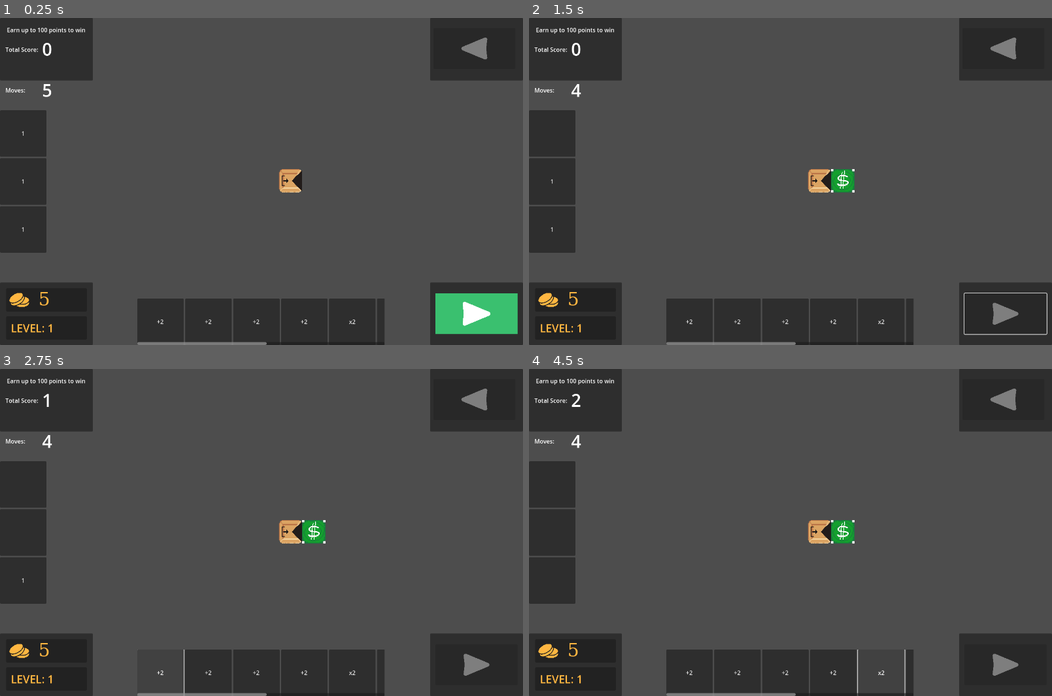
Above: before the commit, frames 1-4 (two rows, left to right).
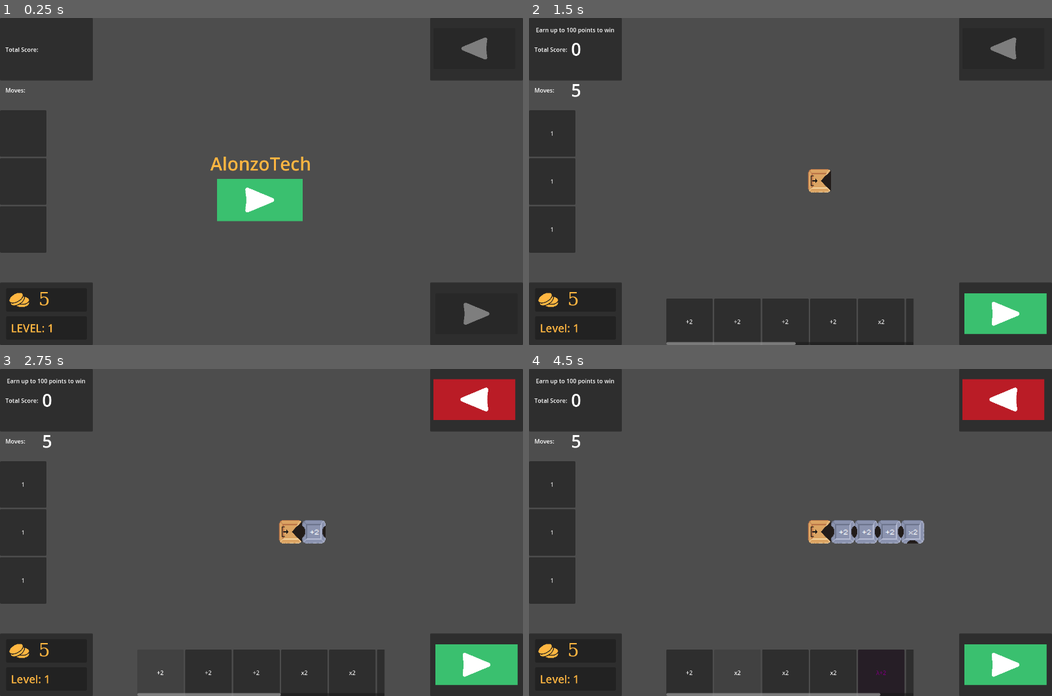
Above: after the commit, the same moments.

Repository: lemon4sour/alonzotech
Game: Godot game, scene res://src/game/build_area.tscn
Same seed, same stepped clock (60 frames per second), same inputs: the game is played once before the commit and once after it.
Inputs (mouse positions are in pixels of both pictures, inside the frame that each line leads up to):
- Up to frame 1 (0.25 s): no input
- Up to frame 2 (1.5 s): click (1004, 312) at 0.52 s; click (790, 201) at 1.27 s
- Up to frame 3 (2.75 s): click "+2" at 2 s
- Up to frame 4 (4.5 s): click "+2" at 2.75 s; click "+2" at 3.5 s; click "x2" at 4.25 s

The runs differ from the first frame. In frame 1, 11% of the frame differs, in the area x 1-99%, y 3-100%; in frame 2, 2.5%; in frame 3, 4.5%; in frame 4, 6.8%.

Commit message:
i don't even know, i just wrote all of this half-asleep

Diff:
--- a/src/game/build_area.tscn
+++ b/src/game/build_area.tscn
@@ -1,9 +1,24 @@
-[gd_scene load_steps=5 format=3 uid="uid://dt5irqr6e8x0b"]
+[gd_scene load_steps=11 format=3 uid="uid://dt5irqr6e8x0b"]
 
 [ext_resource type="Script" path="res://src/game/placer.gd" id="2_3dlyc"]
 [ext_resource type="Script" path="res://src/game/tally.gd" id="2_go8xp"]
 [ext_resource type="PackedScene" uid="uid://d0mkxs4fd0qv4" path="res://src/game/canvas_layer.tscn" id="3_lfrqq"]
 [ext_resource type="PackedScene" uid="uid://cmkjpxemr011h" path="res://src/game/shop_ui.tscn" id="4_on15m"]
+[ext_resource type="Script" path="res://src/game/main.gd" id="5_kg12f"]
+[ext_resource type="Texture2D" uid="uid://bm2hd7buvtals" path="res://assets/ui/play-button.svg" id="6_n7ugy"]
+
+[sub_resource type="StyleBoxFlat" id="StyleBoxFlat_wyrfv"]
+bg_color = Color(0.247406, 0.831738, 0.478495, 1)
+
+[sub_resource type="StyleBoxFlat" id="StyleBoxFlat_xqksd"]
+bg_color = Color(0.16038, 0.526292, 0.300575, 1)
+
+[sub_resource type="StyleBoxFlat" id="StyleBoxFlat_jwuti"]
+bg_color = Color(0.228475, 0.754199, 0.434323, 1)
+
+[sub_resource type="LabelSettings" id="LabelSettings_e3j2d"]
+font_size = 50
+font_color = Color(1, 0.713726, 0.254902, 1)
 
 [node name="TileScene" type="Node2D"]
 
@@ -21,8 +36,42 @@
 
 [node name="ShopUI" parent="." instance=ExtResource("4_on15m")]
 
+[node name="Main" type="CanvasLayer" parent="."]
+script = ExtResource("5_kg12f")
+
+[node name="Play" type="Button" parent="Main"]
+anchors_preset = 15
+anchor_right = 1.0
+anchor_bottom = 1.0
+offset_left = 598.0
+offset_top = 443.0
+offset_right = -607.0
+offset_bottom = -341.0
+grow_horizontal = 2
+grow_vertical = 2
+theme_override_styles/hover = SubResource("StyleBoxFlat_wyrfv")
+theme_override_styles/pressed = SubResource("StyleBoxFlat_xqksd")
+theme_override_styles/normal = SubResource("StyleBoxFlat_jwuti")
+icon = ExtResource("6_n7ugy")
+icon_alignment = 1
+expand_icon = true
+
+[node name="Label" type="Label" parent="Main"]
+anchors_preset = 5
+anchor_left = 0.5
+anchor_right = 0.5
+offset_left = -284.0
+offset_top = 366.0
+offset_right = 280.0
+offset_bottom = 503.0
+grow_horizontal = 2
+text = "AlonzoTech"
+label_settings = SubResource("LabelSettings_e3j2d")
+horizontal_alignment = 1
+
 [connection signal="machine_selected" from="CanvasLayer" to="Placer" method="on_machine_selected"]
 [connection signal="remove_machine" from="CanvasLayer" to="Tally" method="on_machine_extract"]
 [connection signal="revert" from="CanvasLayer" to="Placer" method="on_revert_selected"]
 [connection signal="run" from="CanvasLayer" to="Tally" method="on_start_selected"]
 [connection signal="send_machine" from="CanvasLayer" to="Tally" method="on_machine_insert"]
+[connection signal="pressed" from="Main/Play" to="Main" method="_on_play_pressed"]
--- a/src/game/canvas_layer.tscn
+++ b/src/game/canvas_layer.tscn
@@ -196,9 +196,11 @@
 offset_bottom = -30.0
 grow_horizontal = 2
 grow_vertical = 2
+pivot_offset = Vector2(-1074, -557)
 theme_override_styles/hover = SubResource("StyleBoxFlat_wf8ix")
 theme_override_styles/pressed = SubResource("StyleBoxFlat_n4yvt")
 theme_override_styles/normal = SubResource("StyleBoxFlat_iglr6")
+disabled = true
 icon = ExtResource("4_qhhaf")
 icon_alignment = 1
 expand_icon = true
@@ -245,7 +247,7 @@
 offset_right = -10.0
 offset_bottom = 55.0
 grow_horizontal = 2
-text = "Earn up to $ points to win"
+pivot_offset = Vector2(-180, 256)
 horizontal_alignment = 1
 vertical_alignment = 1
 
@@ -282,8 +284,6 @@
 offset_right = -9.0
 offset_bottom = 119.0
 grow_horizontal = 2
-text = "0
-"
 label_settings = SubResource("LabelSettings_gor2e")
 vertical_alignment = 1
 
@@ -296,7 +296,6 @@
 offset_right = -9.0
 offset_bottom = 232.0
 grow_horizontal = 2
-text = "5"
 label_settings = SubResource("LabelSettings_gor2e")
 vertical_alignment = 1
 
--- a/src/game/inventory.gd
+++ b/src/game/inventory.gd
@@ -4,7 +4,7 @@
 signal machine_selected
 signal send_machine
 
-func _ready() -> void:
+func update_buttons() -> void:
 	clear_buttons()
 	list_buttons()
 
--- /dev/null
+++ b/src/game/main.gd
@@ -0,0 +1,7 @@
+extends CanvasLayer
+
+@onready var placer: Placer = $"../Placer"
+
+func _on_play_pressed() -> void:
+	placer.start()
+	visible = false
--- a/src/game/placer.gd
+++ b/src/game/placer.gd
@@ -51,7 +51,7 @@
 	tally.next_level()
 	add_child(input_machine)
 
-func _ready() -> void:
+func start():
 	InventorySingleton.reset()
 
 	input_machine = preload("res://src/machines/input_machine.tscn").instantiate()
@@ -59,6 +59,8 @@
 	input_machine.position = place_index
 	map.get_or_add(place_index)
 	move()
+	tally.next_level()
+	canvas_layer.update_buttons()
 
 func move():
 	match (direction):
--- a/src/game/tally.gd
+++ b/src/game/tally.gd
@@ -1,7 +1,7 @@
 extends Node2D
 
 var result: int = 0
-var round: int = 1
+var round: int = 0
 var currentround = round_nums[round - 1]
 var machinebuffer: Array[Machine] = []
 
@@ -11,11 +11,6 @@
 
 @onready var canvas_layer: CanvasLayer = $"../CanvasLayer"
 @onready var placer: Placer = $"../Placer"
-
-func _ready() -> void:
-	await(canvas_layer.ready)
-	canvas_layer.set_objective(round_goals[round - 1])
-	canvas_layer.update_list(currentround,machinebuffer)
 
 func on_machine_insert(index: int):
 	var machine = InventorySingleton.machines[index]
@@ -105,9 +100,11 @@
 	round += 1
 	result = 0
 	moves = 5
+	currentround = round_nums[round - 1]
 	canvas_layer.set_moves(moves)
 	canvas_layer.update_buttons()
 	canvas_layer.set_score(result)
+	canvas_layer.set_level(round)
 	canvas_layer.set_objective(round_goals[round - 1])
 	canvas_layer.update_list(currentround,machinebuffer)
 
--- a/src/machines/machine.gd
+++ b/src/machines/machine.gd
@@ -7,15 +7,15 @@
 var dir: Placer.Direction
 var func_up: bool
 var upgraded: bool = false
+var cost: int = 0
 
 const self_scene = preload("res://src/machines/machine.tscn")
 
-@onready var background: Sprite2D = $Background
+@onready var background: TextureRect = $Background
 @onready var label: Label = $Background/Label
-@onready var hole: Sprite2D = $HoleParent/Hole
+@onready var hole: TextureRect = $HoleParent/Hole
 @onready var hole_parent: Node2D = $HoleParent
 @onready var animation_player: AnimationPlayer = $AnimationPlayer
-@onready var tooltip_panel: Panel = $TooltipPanel
 @onready var tally: Node2D = $Tally
 
 signal animation_finished
@@ -34,6 +34,7 @@
 				))
 			obj.axis = Axis.Line
 			obj.func_up = false
+			obj.cost = 2
 		1:
 			obj.labelstr = "x2"
 			obj.ops.push_back(Operator.new("a x 2",
@@ -42,6 +43,7 @@
 				))
 			obj.axis = Axis.Right
 			obj.func_up = false
+			obj.cost = 4
 		2:
 			obj.labelstr = "0->32"
 			obj.ops.push_back(Operator.new(
@@ -54,6 +56,7 @@
 				))
 			obj.axis = Axis.Left
 			obj.func_up = false
+			obj.cost = 2
 		3:
 			obj.labelstr = "λ+2"
 			obj.ops.push_back(Operator.new(
@@ -63,6 +66,7 @@
 			))
 			obj.axis = Axis.Left
 			obj.func_up = true
+			obj.cost = 5
 		4:
 			obj.labelstr = "λ*2"
 			obj.ops.push_back(Operator.new(
@@ -72,15 +76,18 @@
 			))
 			obj.axis = Axis.Left
 			obj.func_up = true
+			obj.cost = 7
 		5:
-			obj.labelstr = "-1"
+			obj.labelstr = "-1 (+$)"
 			obj.ops.push_back(Operator.new(
-			"x - 1",
+			"x - 1 (+ 1 coin)",
 			func(a):
 				return a - 1
+				InventorySingleton.coins += 1
 			))
 			obj.axis = Axis.Line
 			obj.func_up = false
+			obj.cost = 3
 		6:
 			obj.labelstr = "λ*-4"
 			obj.ops.push_back(Operator.new(
@@ -90,6 +97,7 @@
 			))
 			obj.axis = Axis.Line
 			obj.func_up = false
+			obj.cost = 4
 		7:
 			obj.labelstr = "a * #"
 			obj.ops.push_back(Operator.new(
@@ -99,6 +107,7 @@
 			))
 			obj.axis = Axis.Line
 			obj.func_up = false
+			obj.cost = 3
 		8:
 			obj.labelstr = "f(x) * $"
 			obj.ops.push_back(Operator.new(
@@ -108,6 +117,7 @@
 			))
 			obj.axis = Axis.Line
 			obj.func_up = true
+			obj.cost = 7
 		_:
 			printerr("Ne?", id)
 
@@ -151,7 +161,7 @@
 	update_tooltip()
 
 func update_tooltip():
-	tooltip_panel.tooltip_text = tooltip_gen()
+	background.tooltip_text = tooltip_gen()
 
 func tooltip_gen():
 	var res = "Operations:\n"
--- a/src/machines/machine.tscn
+++ b/src/machines/machine.tscn
@@ -69,31 +69,29 @@
 [node name="Machine" type="Node2D"]
 script = ExtResource("1_tkk3n")
 
-[node name="TooltipPanel" type="Panel" parent="."]
+[node name="Background" type="TextureRect" parent="."]
 offset_left = -16.0
 offset_top = -16.0
 offset_right = 16.0
 offset_bottom = 16.0
-mouse_filter = 1
-
-[node name="Background" type="Sprite2D" parent="."]
 texture = ExtResource("1_ui5ga")
-region_rect = Rect2(0, 0, 32, 32)
 
 [node name="Label" type="Label" parent="Background"]
 z_index = 1
+layout_mode = 1
 anchors_preset = 8
 anchor_left = 0.5
 anchor_top = 0.5
 anchor_right = 0.5
 anchor_bottom = 0.5
-offset_left = -34.0
-offset_top = -25.0001
-offset_right = 6.00004
-offset_bottom = -2.00008
+offset_left = -18.0
+offset_top = -9.0001
+offset_right = 22.0
+offset_bottom = 13.9999
 grow_horizontal = 2
 grow_vertical = 2
 size_flags_horizontal = 4
+mouse_filter = 0
 theme_override_colors/font_color = Color(1, 1, 1, 1)
 theme_override_fonts/font = ExtResource("3_55pgs")
 theme_override_font_sizes/font_size = 16
@@ -103,14 +101,24 @@
 [node name="HoleParent" type="Node2D" parent="."]
 rotation = -6.28319
 
-[node name="Hole" type="Sprite2D" parent="HoleParent"]
+[node name="Hole" type="TextureRect" parent="HoleParent"]
+offset_left = -15.9999
+offset_top = -16.0001
+offset_right = 16.0001
+offset_bottom = 15.9999
+pivot_offset = Vector2(15.9999, 16.0001)
+mouse_filter = 0
 texture = ExtResource("3_p6rn0")
-region_rect = Rect2(32, 0, 32, 32)
 
-[node name="Hole2" type="Sprite2D" parent="HoleParent"]
+[node name="Hole2" type="TextureRect" parent="HoleParent"]
+offset_left = -15.9999
+offset_top = -16.0001
+offset_right = 16.0001
+offset_bottom = 15.9999
 rotation = 3.14159
+pivot_offset = Vector2(15.9803, 16.0025)
+mouse_filter = 0
 texture = ExtResource("3_p6rn0")
-region_rect = Rect2(32, 0, 32, 32)
 
 [node name="AnimationPlayer" type="AnimationPlayer" parent="."]
 libraries = {
